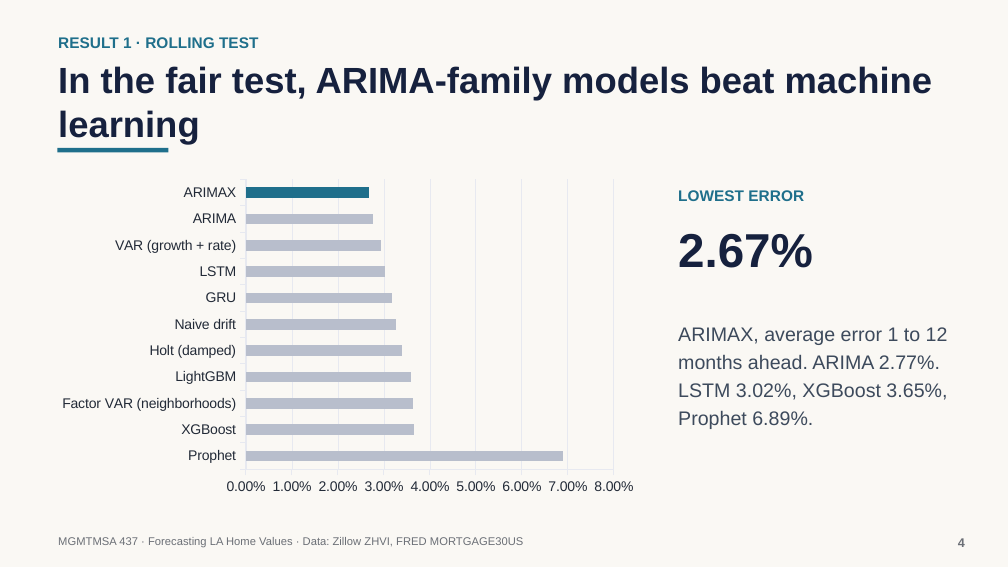
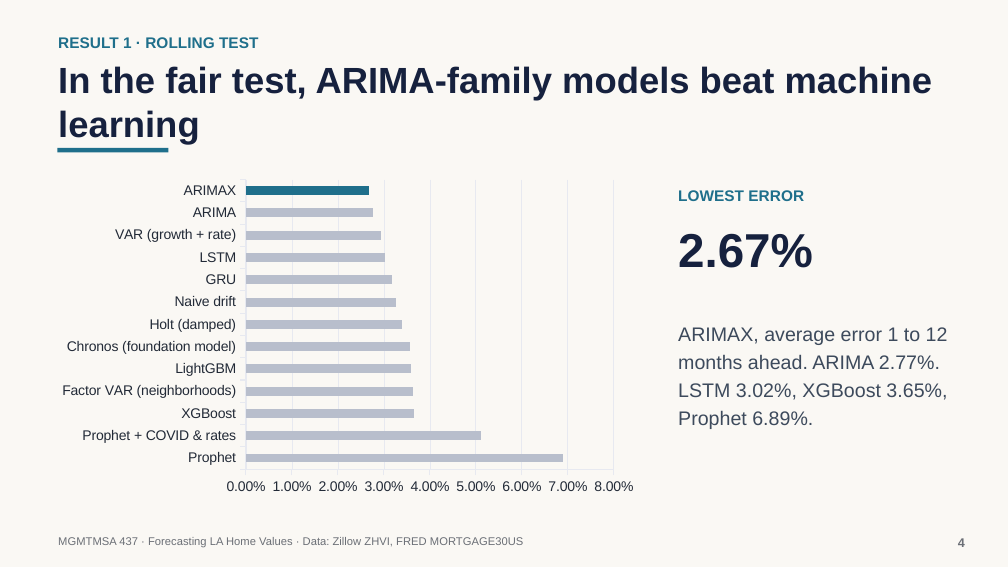
Before and after one commit to neiltd/la-housing-forecast, a slide deck: slide 4 of slides/LA_home_values_slides.pptx. Drawn at 1008x567 pixels with LibreOffice and Linux fonts; fonts in the diff are those of the drawing. Boxes give left, top, right and bottom in pixels: in the first picture for what was removed or moved away, otherwise in the second. Text is boxed around its words. In the diff, an @@ line names an element or a change of style, - is before the commit and + after.

```diff
--- a/slides/LA_home_values_slides.pptx
+++ b/slides/LA_home_values_slides.pptx
@@ bar chart at [50, 173, 645, 502] @@
-categories: Prophet, XGBoost, Factor VAR (neighborhoods), LightGBM, Holt (damped), Naive drift, GRU, LSTM, VAR (growth + rate), ARIMA, ARIMAX
+categories: Prophet, Prophet + COVID & rates, XGBoost, Factor VAR (neighborhoods), LightGBM, Chronos (foundation model), Holt (damped), Naive drift, GRU, LSTM, VAR (growth + rate), ARIMA, ARIMAX
-Series 1: 6.9, 3.6, 3.6, 3.6, 3.4, 3.3, 3.2, 3, 2.9, 2.8, 2.7
+Series 1: 6.9, 5.1, 3.6, 3.6, 3.6, 3.6, 3.4, 3.3, 3.2, 3, 2.9, 2.8, 2.7
```
Also in this commit, not shown: 5 other slides changed, 6 other files.
